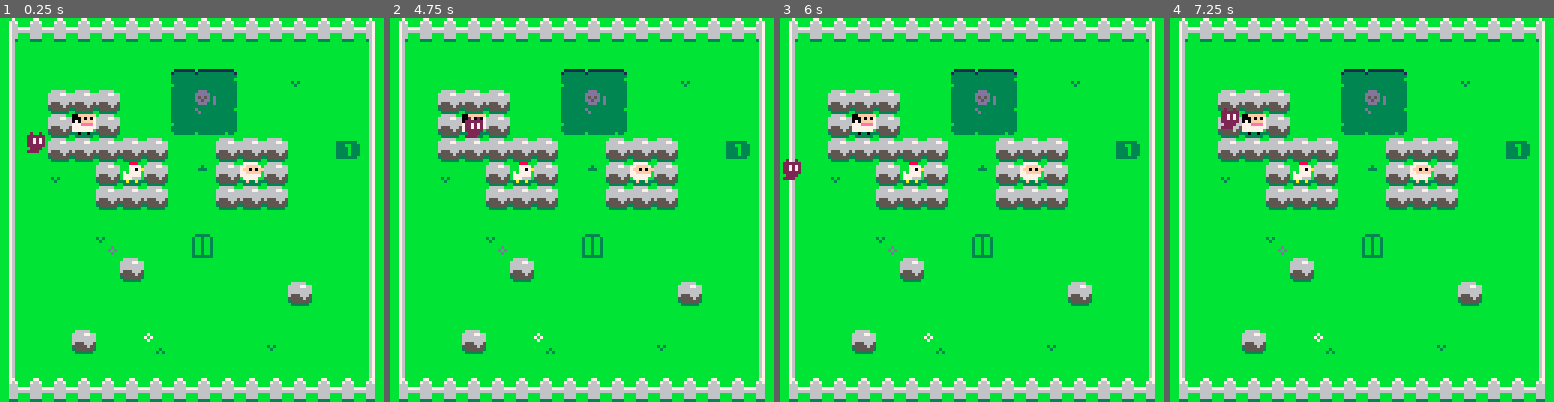
Above: before the commit, frames 1-4 (left to right).
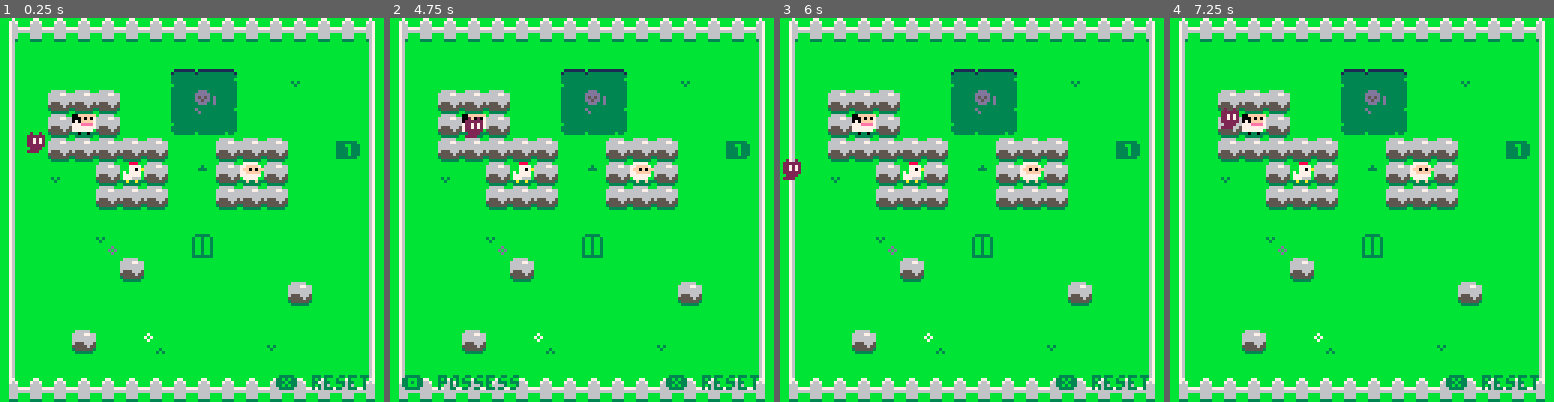
Above: after the commit, the same moments.

Repository: ethanmuller/gmtk-2020-jam
Game: PICO-8 cartridge ooc.p8
Two runs of this game, one before a commit and one after it. Both use one fixed random seed, a clock stepped at 60 frames per second and the inputs below.
Inputs:
- Up to frame 1 (0.25 s): no input
- Up to frame 2 (4.75 s): tap X (X key) at 0.33, 1.07, 1.85, 2.97, 4.08 s; tap O (Z key) at 0.7, 1.7, 2.1, 2.5, 2.9, 3.3, 3.7, 4.1, 4.5 s; hold Right 1.6-2.1 s; hold Up 2.15-2.42 s; hold Right 2.47-3.03 s; hold Left 3.08-3.58 s; hold Down 3.63-3.97 s; hold Right 4.02-4.68 s; hold Up from 4.73 s (still down)
- Up to frame 3 (6 s): tap O (Z key) at 4.9, 5.3, 5.7 s; release Up at 5.03 s; hold Left 5.08-5.68 s; tap X (X key) at 5.2 s; hold Down from 5.73 s (still down)
- Up to frame 4 (7.25 s): release Down at 6.03 s; hold Right 6.08-6.58 s; tap O (Z key) at 6.1, 6.5, 6.9 s; tap X (X key) at 6.32 s; hold Right 6.63-7.13 s; hold Up from 7.18 s (still down)

The runs differ from the first frame. In frame 1, 0.4% of the frame differs, in the area x 71-97%, y 92-97%; in frame 2, 1.0%, in the area x 3-97%, y 92-97%; in frame 3, 0.4%; in frame 4, 0.4%.

Commit message:
context sensitive directions

Diff:
--- a/ooc.p8
+++ b/ooc.p8
@@ -521,6 +521,13 @@
   if ctrl.out then
     spr(48, ctrl.x * 8, ctrl.y * 8 + sin(t/60)*1.25)
   end
+
+  color(3)
+  local a = actor_at_cell(ctrl.x, ctrl.y)
+  if a and ctrl.out then
+    print("\142 possess", 4, 119)
+  end
+  print("❎ reset", 92, 119)
 
   if dbg then
     color(8)
